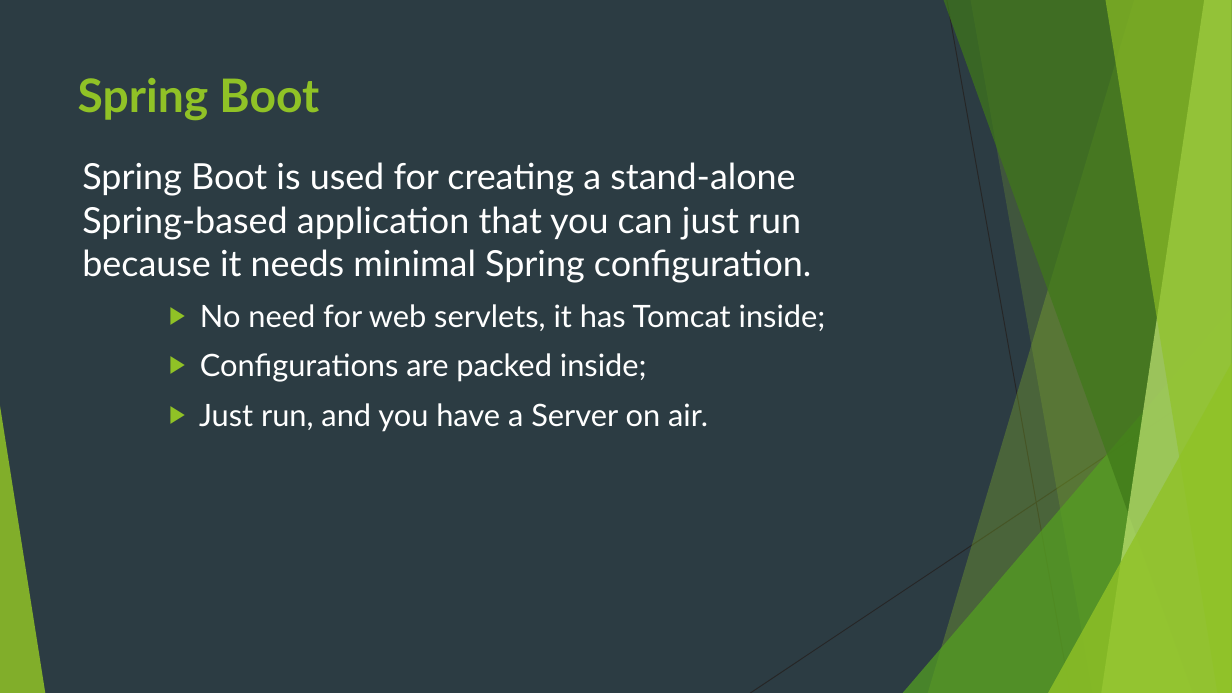
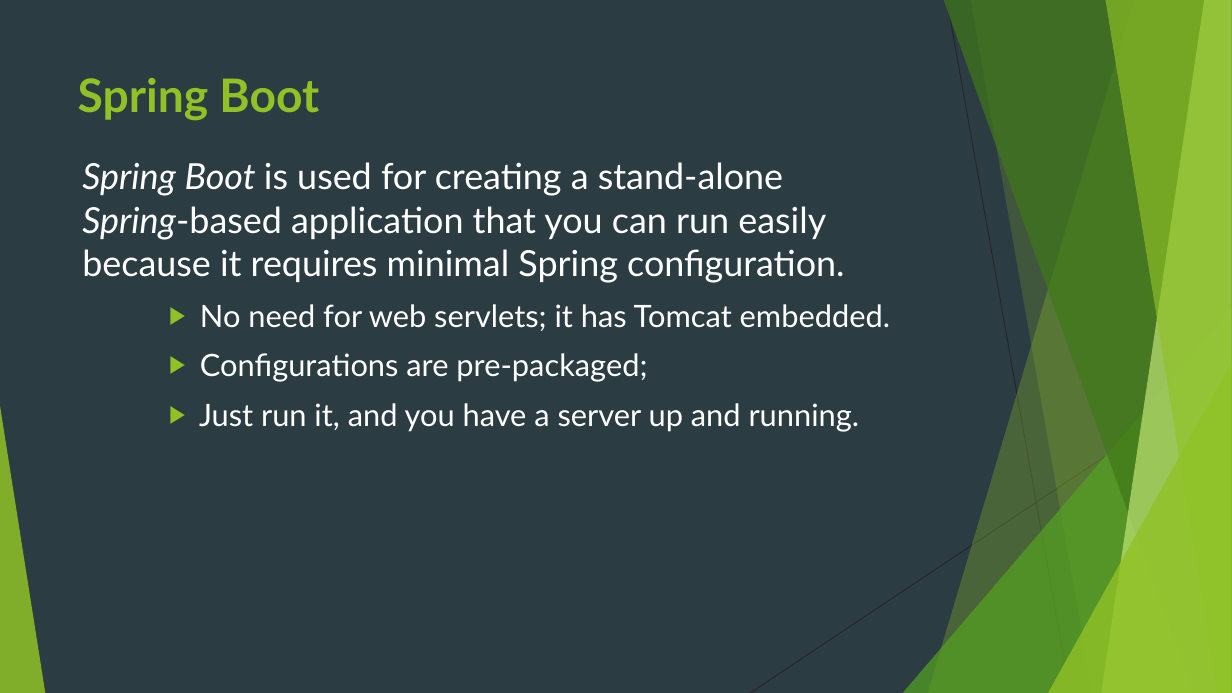
Before and after one commit to idanshal/sb-todo-app-tdp, a slide deck: slide 6 of course_data/presentations/practical_spring_boot_for_tdp.pptx. Drawn at 1232x693 pixels with LibreOffice and Linux fonts; fonts in the diff are those of the drawing. Boxes give left, top, right and bottom in pixels: in the first picture for what was removed or moved away, otherwise in the second. Text is boxed around its words. In the diff, an @@ line names an element or a change of style, - is before the commit and + after.

```diff
--- a/course_data/presentations/practical_spring_boot_for_tdp.pptx
+++ b/course_data/presentations/practical_spring_boot_for_tdp.pptx
@@ text at (82,162,890,432): text changed @@
-Spring Boot is used for creating a stand-alone
-Spring-based application that you can just run because it needs minimal Spring configuration.
-    ▶ No need for web servlets, it has Tomcat inside;
-    ▶ Configurations are packed inside;
-    ▶ Just run, and you have a Server on air.
+Spring Boot is used for creating a stand-alone
+Spring-based application that you can run easily because it requires minimal Spring configuration.
+    ▶ No need for web servlets; it has Tomcat embedded.
+    ▶ Configurations are pre-packaged;
+    ▶ Just run it, and you have a server up and running.
```
Also in this commit, not shown: 6 other slides changed, 2 other files.
